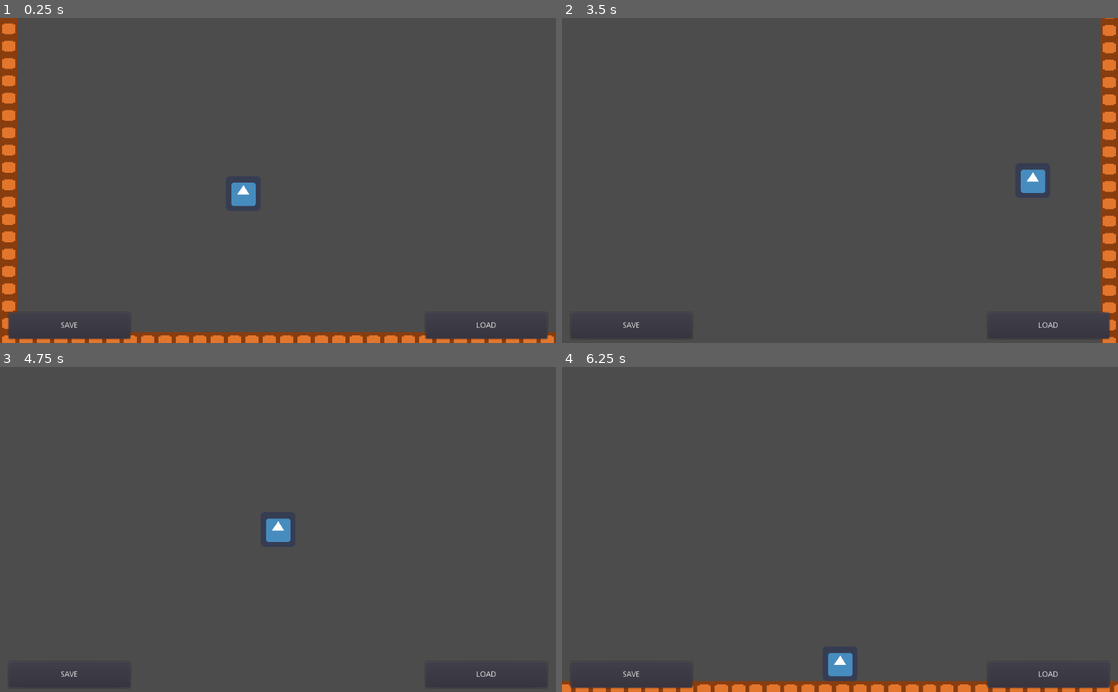
Above: before the commit, frames 1-4 (two rows, left to right).
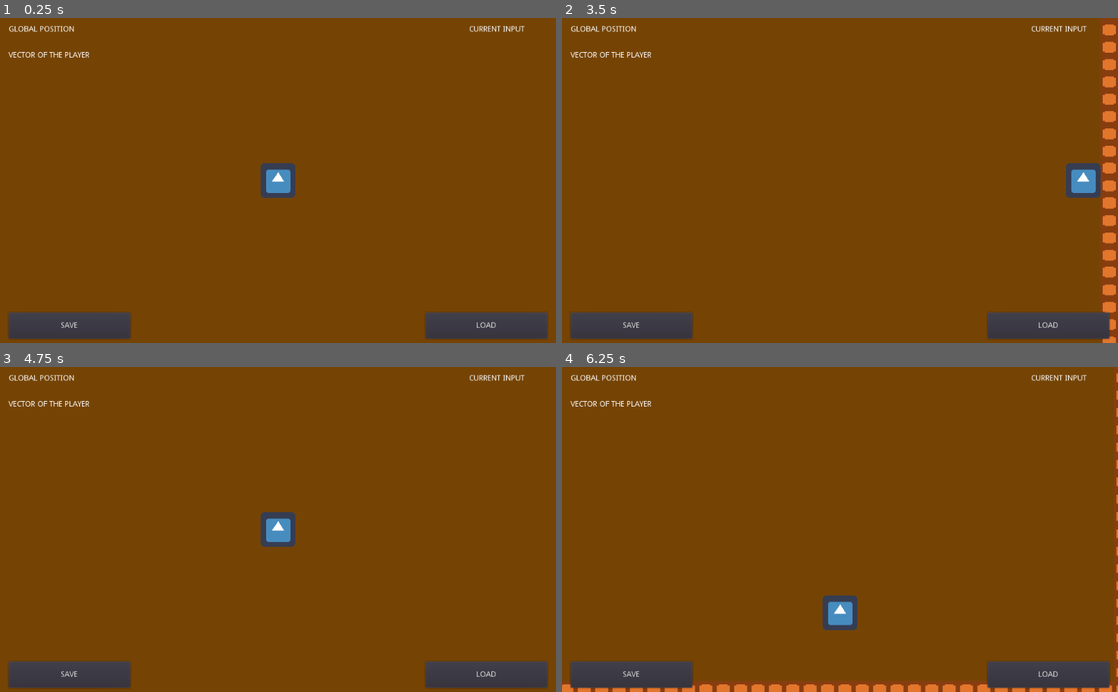
Above: after the commit, the same moments.

Repository: Autolyco/Collect-things-just-for-testing-things-
Game: Godot game, scene res://Assets/scenes_/World.tscn
Same seed, same stepped clock (60 frames per second), same inputs: the game is played once before the commit and once after it. The engine's default icon, where the game draws it, is replaced by a stand-in: a white triangle on a blue panel in a dark square.
Inputs:
- Up to frame 1 (0.25 s): no input
- Up to frame 2 (3.5 s): tap Enter at 0.5 s; hold Right (ui_right) 0.53-1.28 s; hold Down (ui_down) 1.28-2.03 s; hold Right (ui_right) 2.03-2.78 s; hold Up (ui_up) from 2.78 s (still down)
- Up to frame 3 (4.75 s): release Up (ui_up) at 3.53 s; hold Left (ui_left) from 3.53 s (still down)
- Up to frame 4 (6.25 s): release Left (ui_left) at 5.03 s; hold Down (ui_down) 5.03-5.78 s; hold Right (ui_right) from 5.78 s (still down)

The runs differ from the first frame. In frame 1, 94% of the frame differs, in the area x 0-100%, y 0-100%; in frame 2, 93%; in frame 3, 96%; in frame 4, 94%.

Commit message:
working on save prototype

Diff:
--- a/Assets/prefabs_/interface/interface.tscn
+++ b/Assets/prefabs_/interface/interface.tscn
@@ -36,10 +36,9 @@
 }
 
 [node name="lbl_current_input" type="Label" parent="debug_state_input"]
-margin_left = 896.0
-margin_top = 2.0
-margin_right = 1045.0
-margin_bottom = 33.0
+margin_left = 848.0
+margin_right = 997.0
+margin_bottom = 31.0
 text = "CURRENT INPUT
 "
 __meta__ = {
--- /dev/null
+++ b/Assets/prefabs_/items/coins.tscn
@@ -0,0 +1,43 @@
+[gd_scene load_steps=5 format=2]
+
+[ext_resource path="res://icon.png" type="Texture" id=1]
+[ext_resource path="res://Assets/prefabs_/items/scripts/coins.gd" type="Script" id=2]
+
+[sub_resource type="RectangleShape2D" id=2]
+extents = Vector2( 10.4312, 10.511 )
+
+[sub_resource type="Animation" id=1]
+resource_name = "rotation"
+length = 2.0
+loop = true
+tracks/0/type = "value"
+tracks/0/path = NodePath("Sprite:scale")
+tracks/0/interp = 1
+tracks/0/loop_wrap = true
+tracks/0/imported = false
+tracks/0/enabled = true
+tracks/0/keys = {
+"times": PoolRealArray( 0, 1 ),
+"transitions": PoolRealArray( 1, 1 ),
+"update": 0,
+"values": [ Vector2( 0.25, 0.25 ), Vector2( 0.35, 0.35 ) ]
+}
+
+[node name="coins" type="Area2D"]
+position = Vector2( 128, 128 )
+script = ExtResource( 2 )
+__meta__ = {
+"_edit_group_": true
+}
+
+[node name="Sprite" type="Sprite" parent="."]
+modulate = Color( 0.898039, 1, 0, 1 )
+self_modulate = Color( 1, 0.960784, 0, 1 )
+scale = Vector2( 0.333199, 0.333199 )
+texture = ExtResource( 1 )
+
+[node name="CollisionShape2D" type="CollisionShape2D" parent="."]
+shape = SubResource( 2 )
+
+[node name="Animations" type="AnimationPlayer" parent="."]
+anims/rotation = SubResource( 1 )
--- /dev/null
+++ b/Assets/prefabs_/items/scripts/coins.gd
@@ -0,0 +1,13 @@
+extends Area2D
+
+
+
+func _ready():
+	pass
+
+
+
+func _process(delta):
+	self.rotation_degrees += 2.5
+
+	$Animations.play("rotation")
--- a/Assets/scenes_/World.tscn
+++ b/Assets/scenes_/World.tscn
@@ -1,7 +1,8 @@
-[gd_scene load_steps=5 format=2]
+[gd_scene load_steps=6 format=2]
 
 [ext_resource path="res://Assets/scenes_/scripts_/World.gd" type="Script" id=1]
 [ext_resource path="res://Assets/sprites_/simple_bloc.png" type="Texture" id=2]
+[ext_resource path="res://Assets/prefabs_/player/player.tscn" type="PackedScene" id=3]
 
 [sub_resource type="ConvexPolygonShape2D" id=1]
 points = PoolVector2Array( 16, 16, 0, 16, 0, 0, 16, 0 )
@@ -39,3 +40,9 @@
 show_collision = true
 format = 1
 tile_data = PoolIntArray( 0, 0, 0, 1, 0, 0, 2, 0, 0, 3, 0, 0, 4, 0, 0, 5, 0, 0, 6, 0, 0, 7, 0, 0, 8, 0, 0, 9, 0, 0, 10, …(1735 unchanged characters)…
+
+[node name="timer_spawn_item" type="Timer" parent="."]
+
+[node name="Player" parent="." instance=ExtResource( 3 )]
+position = Vector2( 640, 496 )
+debug_mod = true
--- a/Assets/scenes_/scripts_/World.gd
+++ b/Assets/scenes_/scripts_/World.gd
@@ -2,11 +2,19 @@
 
 
 var player = load("res://Assets/prefabs_/player/player.tscn")
+var items
+
+
+var score:int
+
 
 
 func _ready():
+	pass
 
-	print('Initalized player')
-	var p = player.instance()
-	p.global_position = Vector2(448,704)
-	self.add_child(p)
+func _process(delta):
+	pass
+
+
+func _spawn_item_logic():
+	pass
--- a/project.godot
+++ b/project.godot
@@ -18,6 +18,10 @@
 
 DataManager="*res://Assets/global_scripts_/data_manager.gd"
 
+[global]
+
+ba=false
+
 [physics]
 
 common/enable_pause_aware_picking=true
@@ -25,4 +29,5 @@
 [rendering]
 
 quality/driver/driver_name="GLES2"
+environment/default_clear_color=Color( 0.458824, 0.266667, 0.0196078, 1 )
 environment/default_environment="res://default_env.tres"
